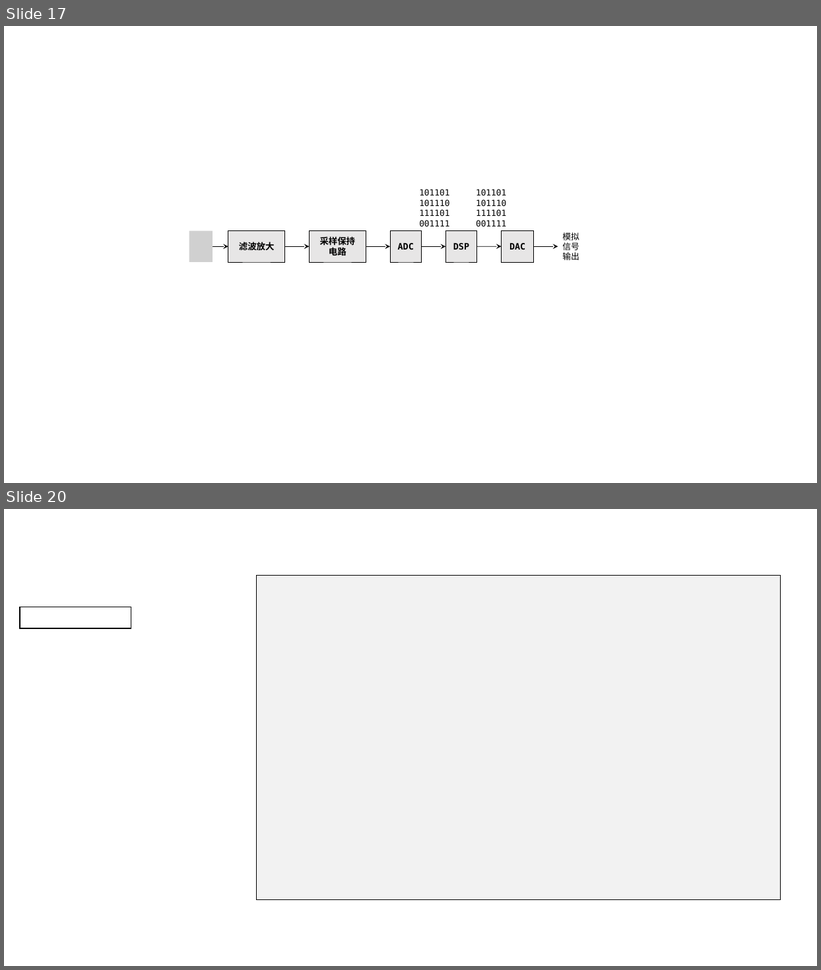
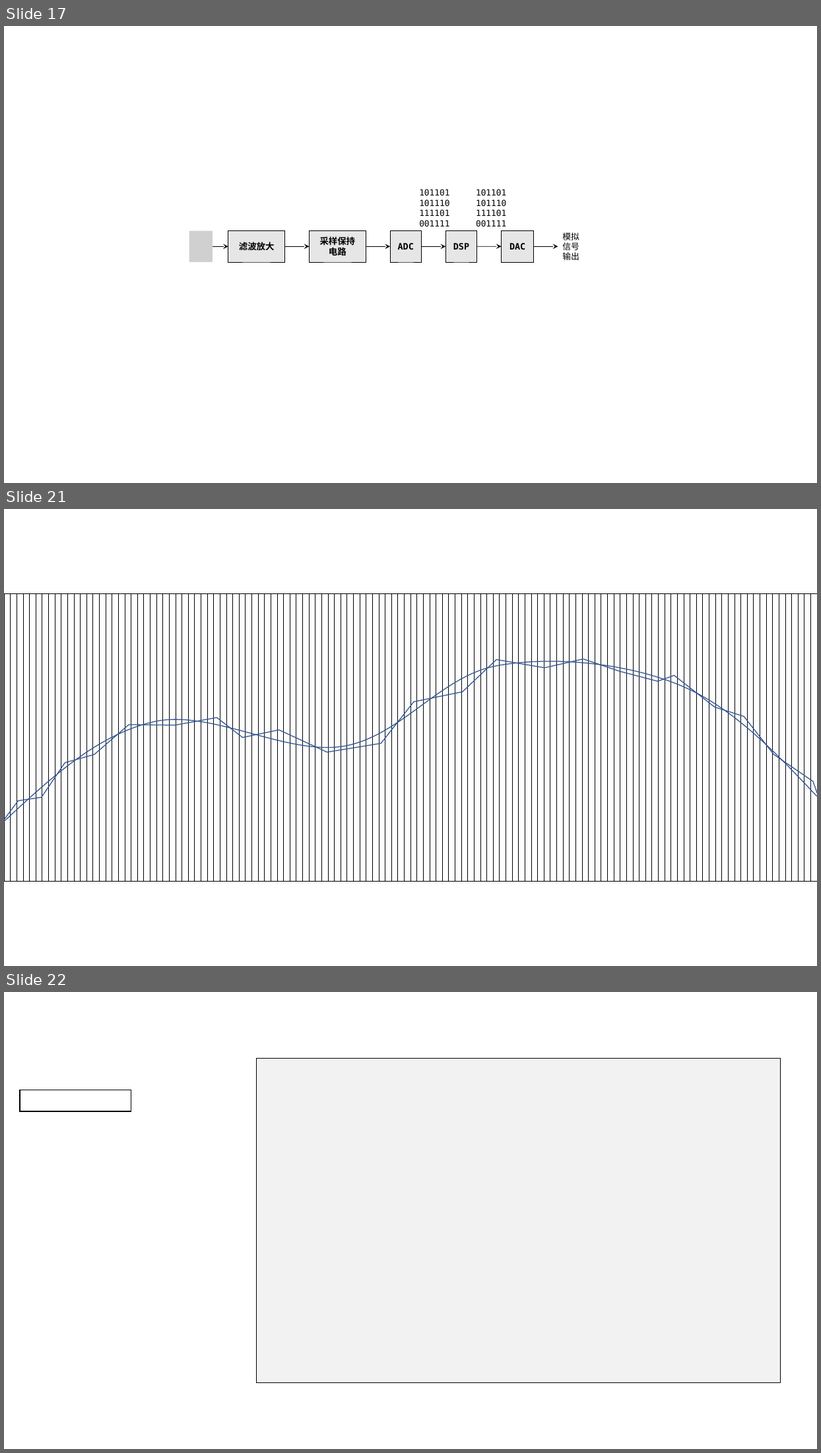
Before and after one commit to zyldgd/document, a slide deck: src/ppt/标图.pptx. Shown one above the other, each under a label of ours: slides 17 and 20 before the commit, slides 17, 21 and 22 after it; the slides between them are not shown. The pictures are 821x970 and 821x1453 pixels, drawn with LibreOffice and Linux fonts; fonts in the diff are those of the drawing; grey boxes stand for pictures. Boxes give left, top, right and bottom in pixels: in the first picture for what was removed or moved away, otherwise in the second. Text is boxed around its words. In the diff, an @@ line names an element or a change of style, - is before the commit and + after.

```diff
--- a/src/ppt/标图.pptx
+++ b/src/ppt/标图.pptx
@@ slide 21 added at (4, 509, 817, 966), background #FFFFFF @@
@@ group added at (4, 593, 817, 882): 128 rectangles @@
@@ freeform shape added at (4, 661, 817, 822), outline #325491 1 pt @@
@@ freeform shape added at (4, 659, 817, 821), outline #325491 1 pt @@
@@ what was slide 20 is now slide 22 @@
```
Also in this commit, not shown: 1 slide changed, 2 other slides added, 1 slide removed, 1 other file.
